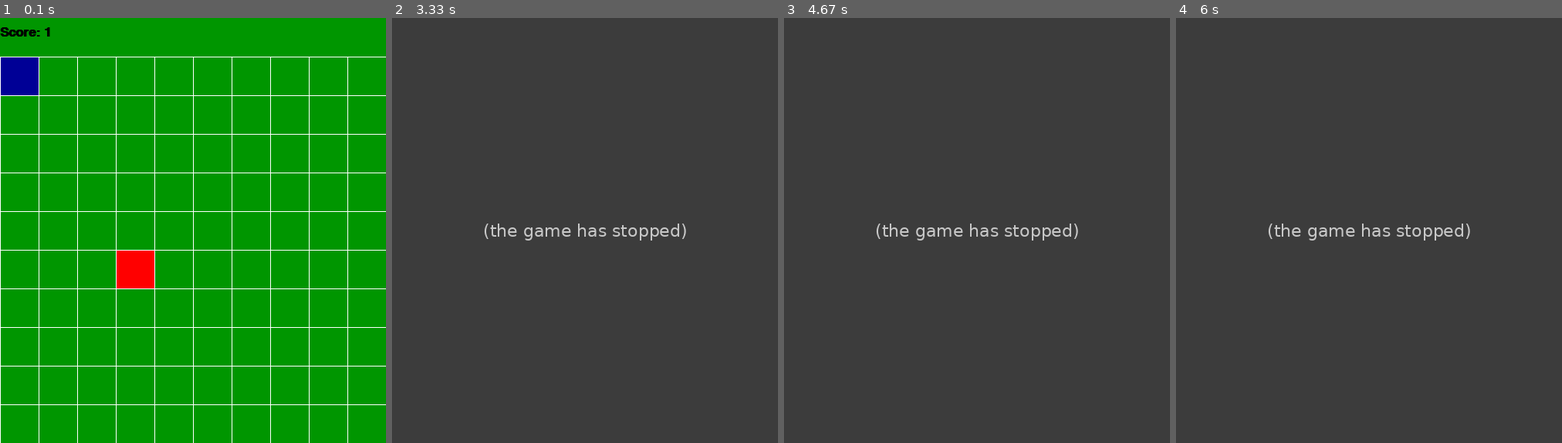
Above: before the commit, frames 1-4 (left to right).
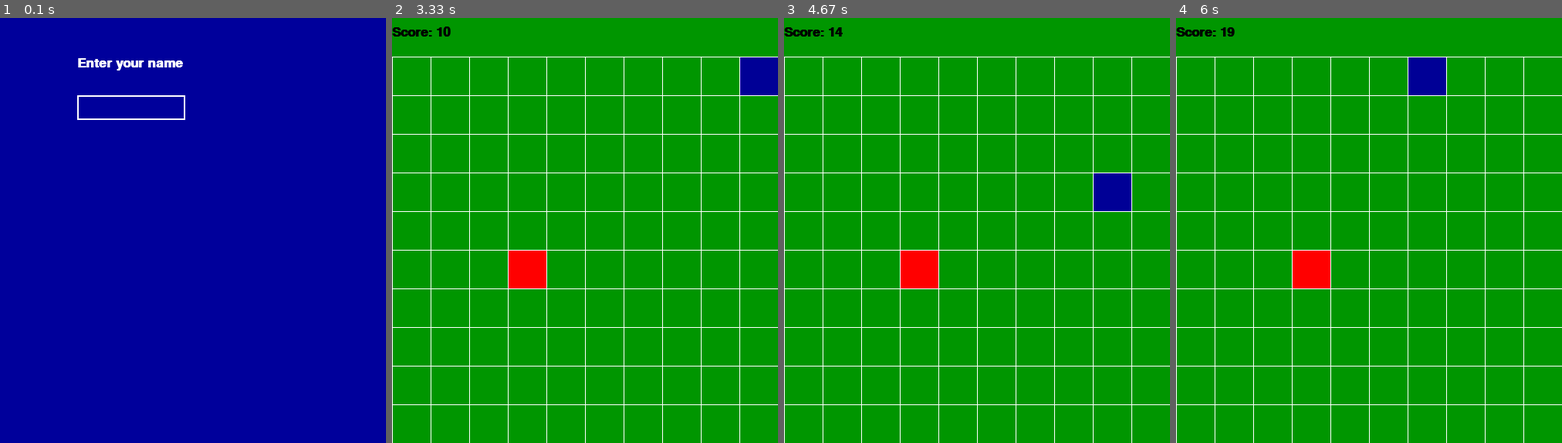
Above: after the commit, the same moments.

Repository: Leonard-Lang/Pygame-Snake
Game: pygame game, started from src/main.py
Two runs of this game, one before a commit and one after it. Both use one fixed random seed, a clock stepped at 60 frames per second and the inputs below.
Inputs:
- Up to frame 1 (0.1 s): no input
- Up to frame 2 (3.33 s): tap Space at 0.33 s; hold Down from 3.3 s (still down)
- Up to frame 3 (4.67 s): release Down at 4.13 s; hold Left from 4.17 s (still down)
- Up to frame 4 (6 s): release Left at 5.02 s; hold Up 5.05-5.9 s; hold Right from 5.93 s (still down)

The runs differ from the first frame. In frame 1, 99% of the frame differs, in the area x 0-100%, y 0-100%; in frame 2, 100%; in frame 3, 100%; in frame 4, 100%.
Before the commit the program exited at 3.3 s; later frames show no game.

Commit message:
Add name input for the highscore list

Diff:
--- a/src/main.py
+++ b/src/main.py
@@ -247,21 +247,56 @@
     elif int(fourthRecord[1]) > int(thirdRecord[1]):
         file1.write(str(firstRecord[0]) + "#" + str(firstRecord[1]))
         file1.write(str(secondRecord[0]) + "#" + str(secondRecord[1]))
-        file1.write(str(fourthRecord[0]) + "#" + str(fourthRecord[1]) + "\n")
+        file1.write(str(fourthRecord[0]) + "#" + str(fourthRecord[1]))
     else:
         file1.write(str(firstRecord[0]) + "#" + str(firstRecord[1]))
         file1.write(str(secondRecord[0]) + "#" + str(secondRecord[1]))
-        file1.write(str(thirdRecord[0]) + "#" + str(thirdRecord[1]) + "\n")
+        file1.write(str(thirdRecord[0]) + "#" + str(thirdRecord[1]))
 
     file1.close()
+
+
+def nameInput():
+    win.fill((0, 0, 155))
+
+    input_box = pygame.Rect(100, 100, 140, 32)
+
+    name = font.render("Enter your name", 1, (255, 255, 255))
+
+    win.blit(name, (100, 50))
+    pygame.draw.rect(win, (255, 255, 255), input_box, 2)
+
+    pygame.display.update()
+
+    run = True
+    text = ''
+    while run:
+        for event in pygame.event.get():
+            if event.type == pygame.QUIT:
+                return
+            if event.type == pygame.KEYDOWN:
+                text += event.unicode
+
+        pressed = pygame.key.get_pressed()
+        if pressed[pygame.K_SPACE]:
+            run = False
+
+        txt_surface = font.render(text, True, (255, 255, 255))
+        win.blit(txt_surface, (110, 100))
+
+        pygame.display.flip()
+        pygame.time.delay(100)
+
+    return text
 
 
 snake = Snake(xstartPoint, ystartPoint)
 apple = Apple()
 appleExists = False
 
+name = nameInput()
+
 run = True
-test = True
 while run:
     keys = pygame.key.get_pressed()
 
@@ -296,6 +331,6 @@
 
     pygame.time.delay(300)
 
-updateHighscoreList("Lenny", snake.score)
-
+
+updateHighscoreList(name, snake.score)
 pygame.quit()
